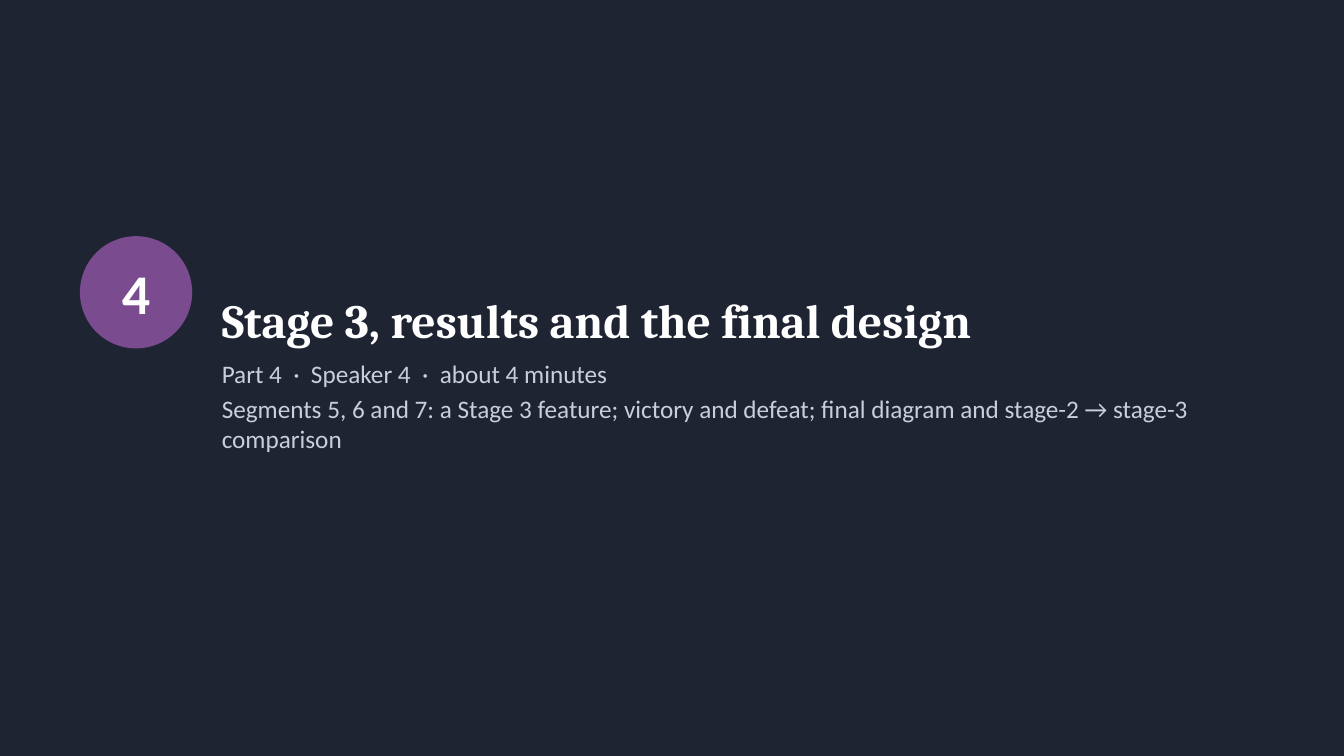
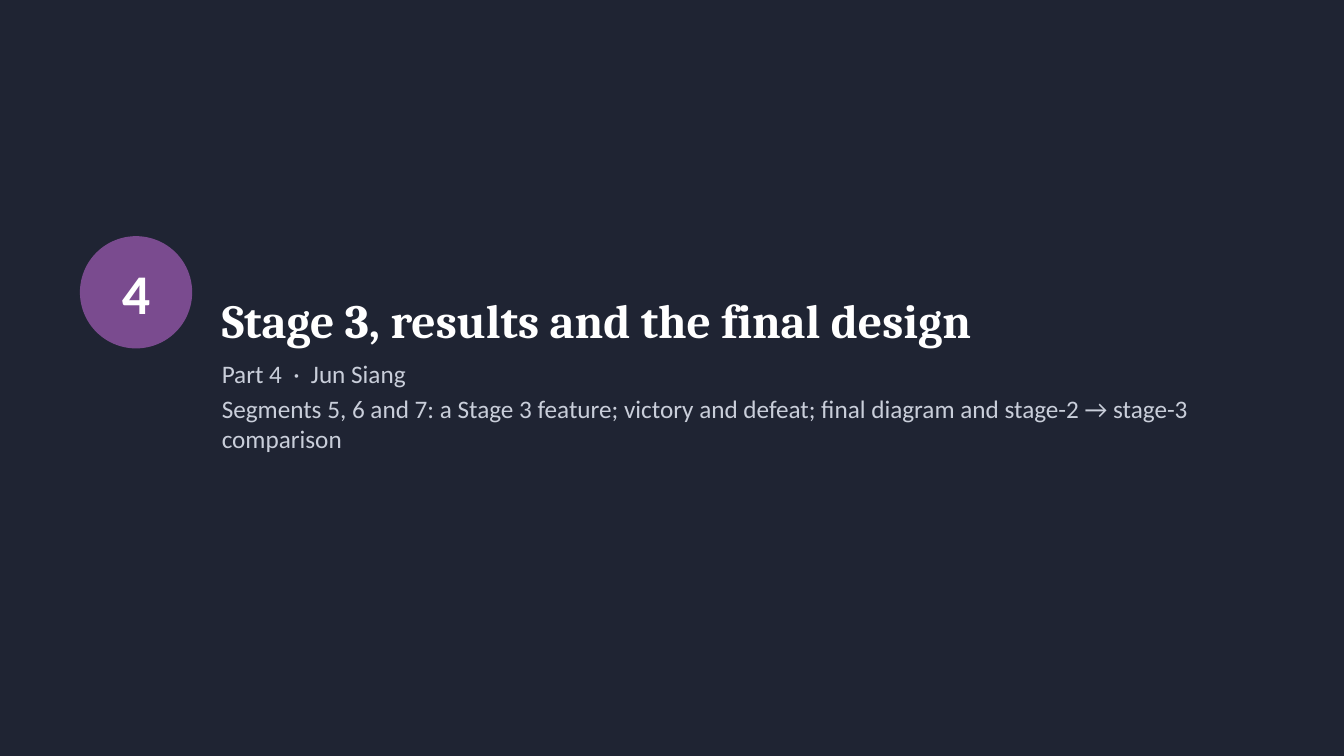
Before and after one commit to JeremyChooCK/CT2003-Restaurant-Rush, a slide deck: slide 18 of docs/presentation/RestaurantRush_Presentation.pptx. Drawn at 1344x756 pixels with LibreOffice and Linux fonts; fonts in the diff are those of the drawing. Boxes give left, top, right and bottom in pixels: in the first picture for what was removed or moved away, otherwise in the second. Text is boxed around its words. In the diff, an @@ line names an element or a change of style, - is before the commit and + after.

```diff
--- a/docs/presentation/RestaurantRush_Presentation.pptx
+++ b/docs/presentation/RestaurantRush_Presentation.pptx
@@ text at (x1=222, y1=365, x2=405, y2=388): text changed @@
-Part 4 · Speaker 4 · about 4 minutes
+Part 4 · Jun Siang
```
Also in this commit, not shown: 7 other slides changed, 5 other files.
